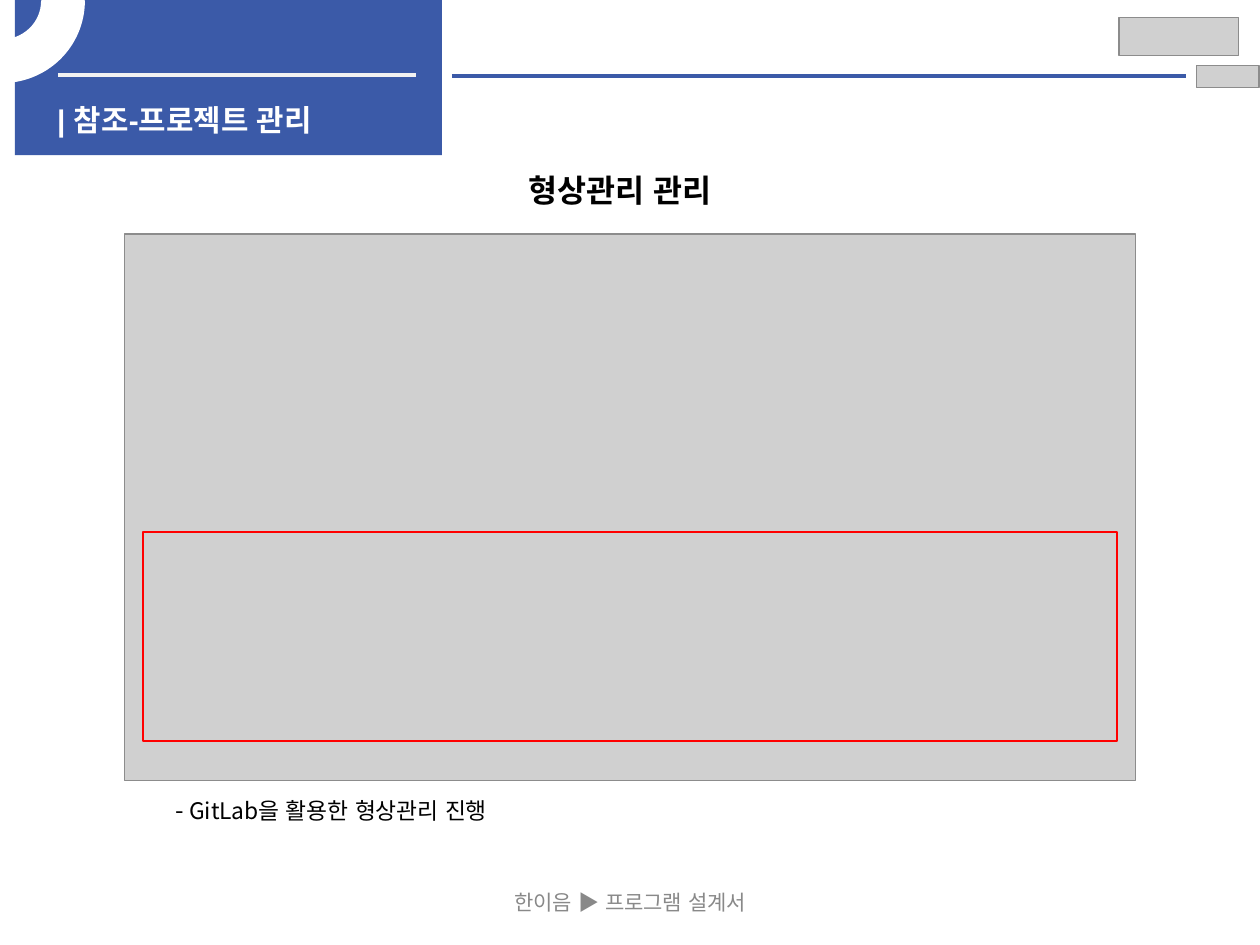
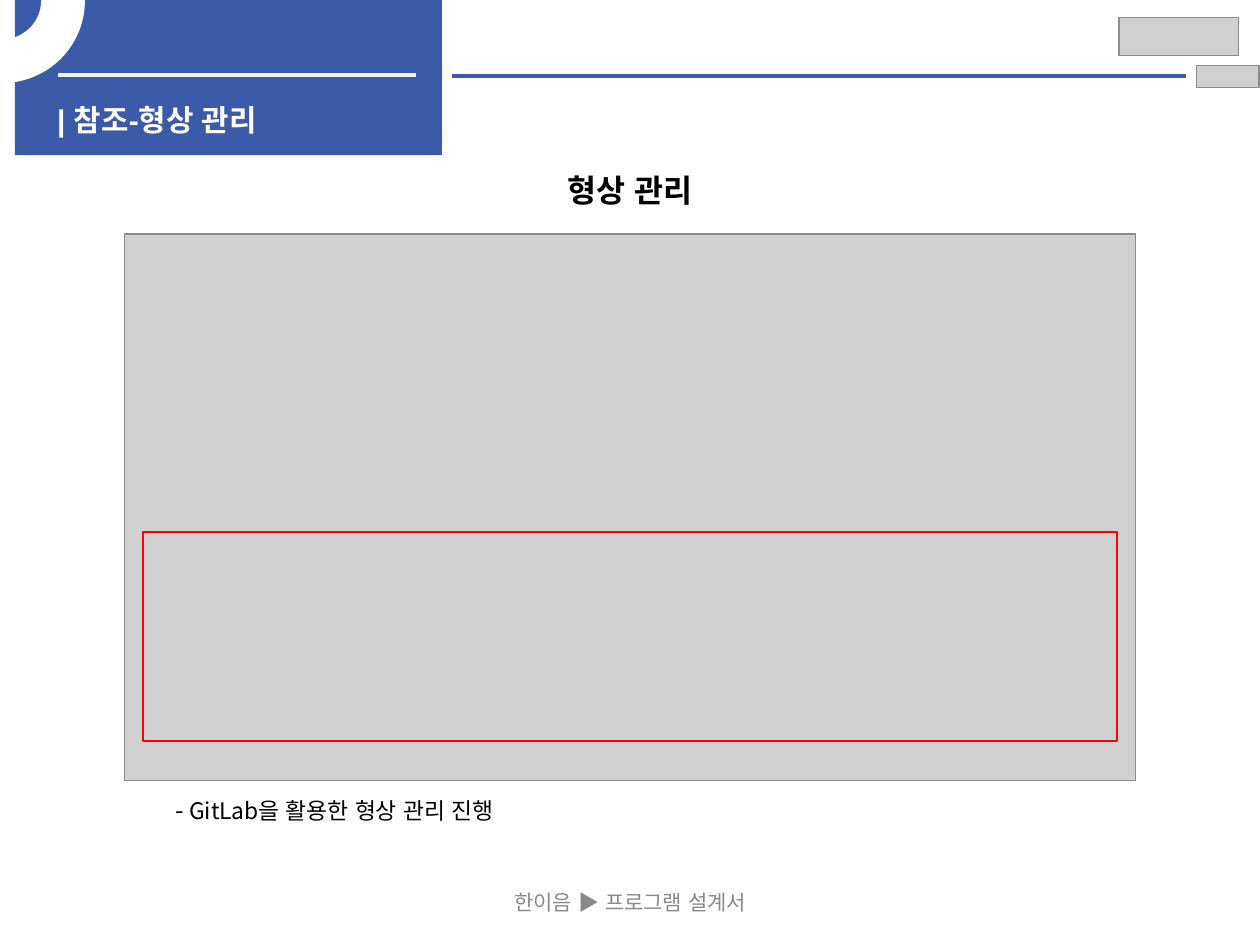
Before and after one commit to HwangYooHyun1/2023_Hanium_prj, a slide deck: slide 24 of 02_문서/02_중간보고서/2023_SW개발_HW제작설계서_일반_최종본.pptx. Drawn at 1260x945 pixels with LibreOffice and Linux fonts; fonts in the diff are those of the drawing; grey boxes stand for pictures. Boxes give left, top, right and bottom in pixels: in the first picture for what was removed or moved away, otherwise in the second. Text is boxed around its words. In the diff, an @@ line names an element or a change of style, - is before the commit and + after.

Commit message:
hyh

```diff
--- a/02_문서/02_중간보고서/2023_SW개발_HW제작설계서_일반_최종본.pptx
+++ b/02_문서/02_중간보고서/2023_SW개발_HW제작설계서_일반_최종본.pptx
@@ text at <box>74,106,257,134</box>: text changed @@
-| 참조-프로젝트 관리
+| 참조-형상 관리
@@ text at <box>568,175,692,205</box>: text changed @@
-형상관리 관리
+형상 관리
@@ text at <box>189,800,493,821</box>: spaces changed @@
-- GitLab을 활용한 형상관리 진행
+- GitLab을 활용한 형상 관리 진행
```
Also in this commit, not shown: 1 other slide changed.
